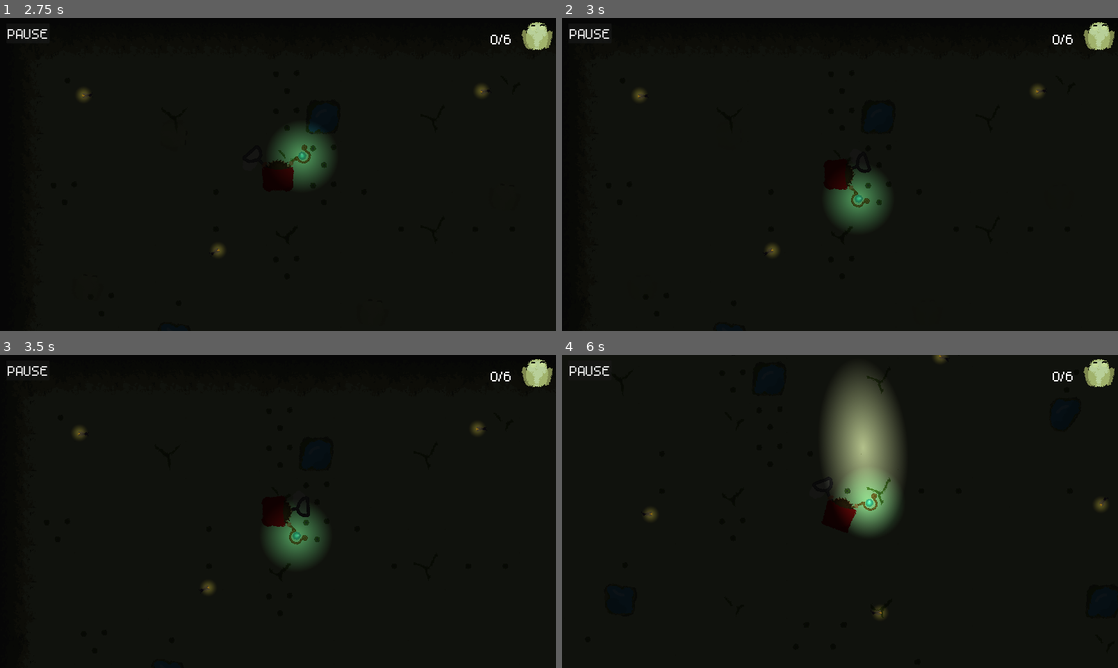
Above: before the commit, frames 1-4 (two rows, left to right).
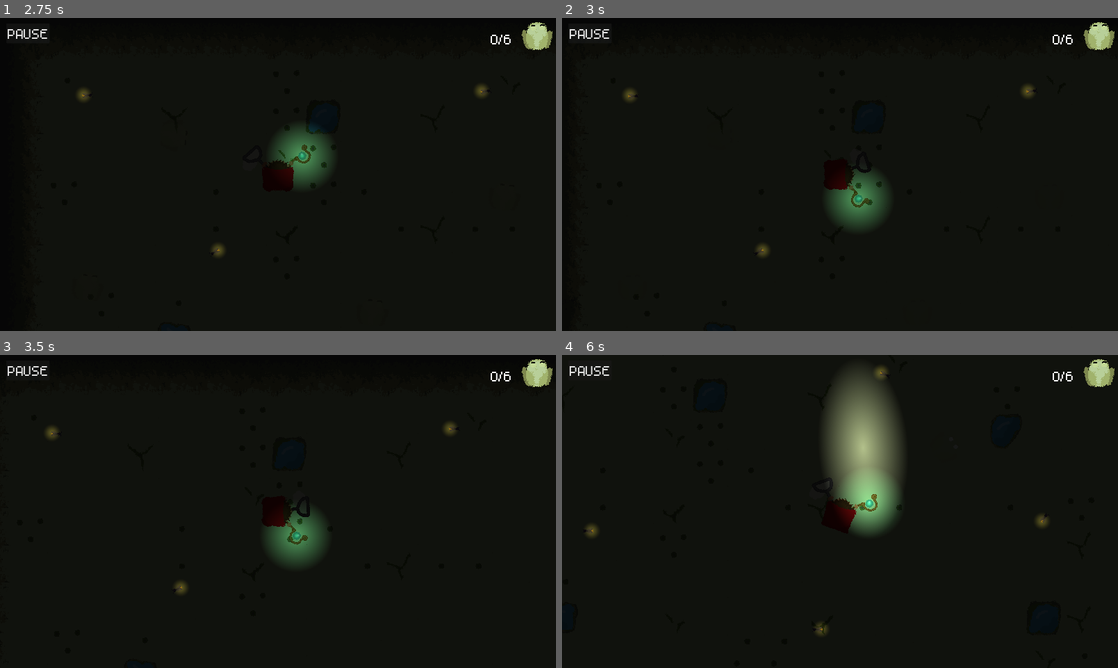
Above: after the commit, the same moments.

Repository: Splashy-Inc/amphibiwitch
Game: Godot game, scene res://SCENES/screen_manager.tscn
Two runs of this game, one before a commit and one after it. Both use one fixed random seed, a clock stepped at 60 frames per second and the inputs below. The engine's default icon, where the game draws it, is replaced by a stand-in: a white triangle on a blue panel in a dark square. Sound files missing from this copy of the repository are replaced by a short silence.
Inputs (mouse positions are in pixels of both pictures, inside the frame that each line leads up to):
- Up to frame 1 (2.75 s): click "Play" at 0.5 s; click "PAUSE" at 1.25 s; click "Restart" at 2 s
- Up to frame 2 (3 s): tap Enter at 2.75 s; move the mouse to (962, 158) at 2.77 s; hold D (right) from 2.78 s (still down); hold Right mouse button (light) from 2.78 s (still down); click (962, 158) at 2.92 s
- Up to frame 3 (3.5 s): keep holding D (right); keep holding Right mouse button (light)
- Up to frame 4 (6 s): move the mouse to (728, 527) at 3.52 s; release D (right) at 3.53 s; release Right mouse button (light) at 3.53 s; hold S (down) 3.53-4.28 s; click (728, 527) at 3.6 s; move the mouse to (895, 442) at 4.27 s; hold D (right) 4.28-5.03 s; hold Right mouse button (light) 4.28-5.03 s; move the mouse to (812, 574) at 5.02 s; hold W (up) 5.03-5.78 s; click (812, 574) at 5.1 s; move the mouse to (1006, 558) at 5.77 s; hold A (left) from 5.78 s (still down); hold Right mouse button (light) from 5.78 s (still down)

Frame 1 is identical in both runs. In frame 2, 0.4% of the frame differs, in the area x 11-87%, y 21-77%; in frame 3, 0.5%; in frame 4, 0.7%, in the area x 4-98%, y 0-90%.

Commit message:
Player dash when swinging net

Diff:
--- a/SCENES/player.tscn
+++ b/SCENES/player.tscn
@@ -133,6 +133,18 @@
 "transitions": PackedFloat32Array(1),
 "update": 1,
 "values": [false]
+}
+tracks/4/type = "value"
+tracks/4/imported = false
+tracks/4/enabled = true
+tracks/4/path = NodePath(".:speed_mod")
+tracks/4/interp = 1
+tracks/4/loop_wrap = true
+tracks/4/keys = {
+"times": PackedFloat32Array(0),
+"transitions": PackedFloat32Array(1),
+"update": 0,
+"values": [1.0]
 }
 
 [sub_resource type="Animation" id="Animation_gwpix"]
@@ -214,6 +226,18 @@
 "method": &"play"
 }]
 }
+tracks/6/type = "value"
+tracks/6/imported = false
+tracks/6/enabled = true
+tracks/6/path = NodePath(".:speed_mod")
+tracks/6/interp = 1
+tracks/6/loop_wrap = true
+tracks/6/keys = {
+"times": PackedFloat32Array(0, 0.1, 0.2),
+"transitions": PackedFloat32Array(1, 1, 1),
+"update": 0,
+"values": [2.0, 2.0, 0.0]
+}
 
 [sub_resource type="Animation" id="Animation_8pk0c"]
 resource_name = "idle"
--- a/SCRIPTS/player.gd
+++ b/SCRIPTS/player.gd
@@ -7,7 +7,7 @@
 @onready var staff: Staff = $Tool/Staff
 
 const SPEED = 500.0
-var speed_mod = 1.0
+@export var speed_mod := 1.0
 
 @export var attacking := false
 var direction := Vector2.ZERO
@@ -32,9 +32,9 @@
 			speed_mod = 0.0
 			animation_player.play("idle")
 
-		velocity = direction * SPEED * speed_mod
+	velocity = direction * SPEED * speed_mod
 
-		move_and_slide()
+	move_and_slide()
 
 func _input(event: InputEvent) -> void:
 	if event.is_action_pressed("net") and attacking == false:
